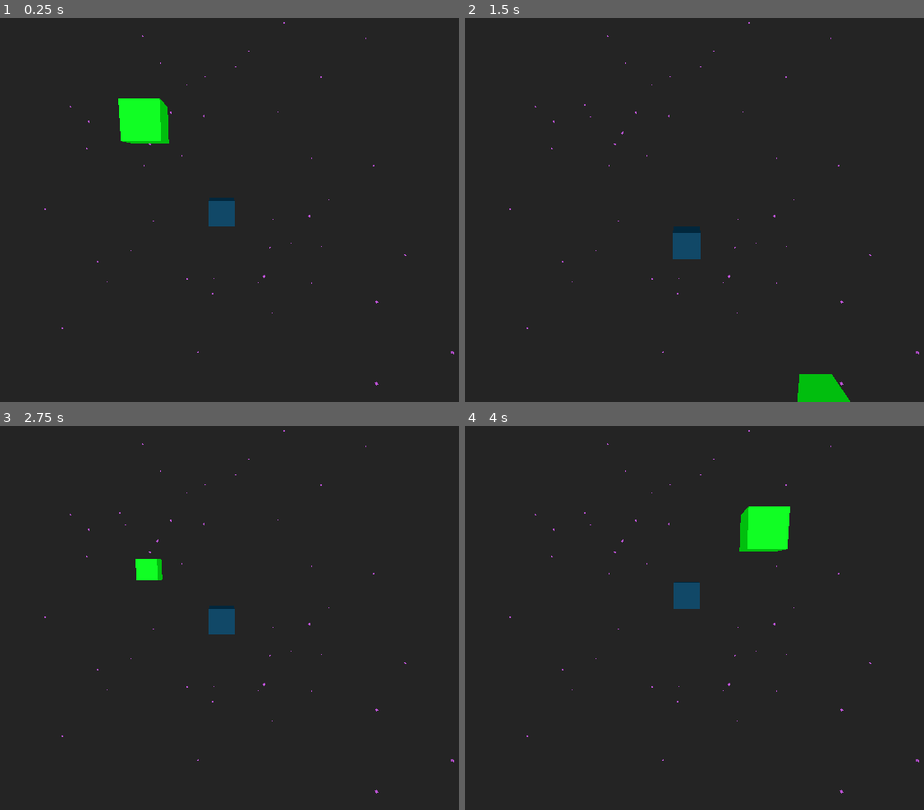
Above: before the commit, frames 1-4 (two rows, left to right).
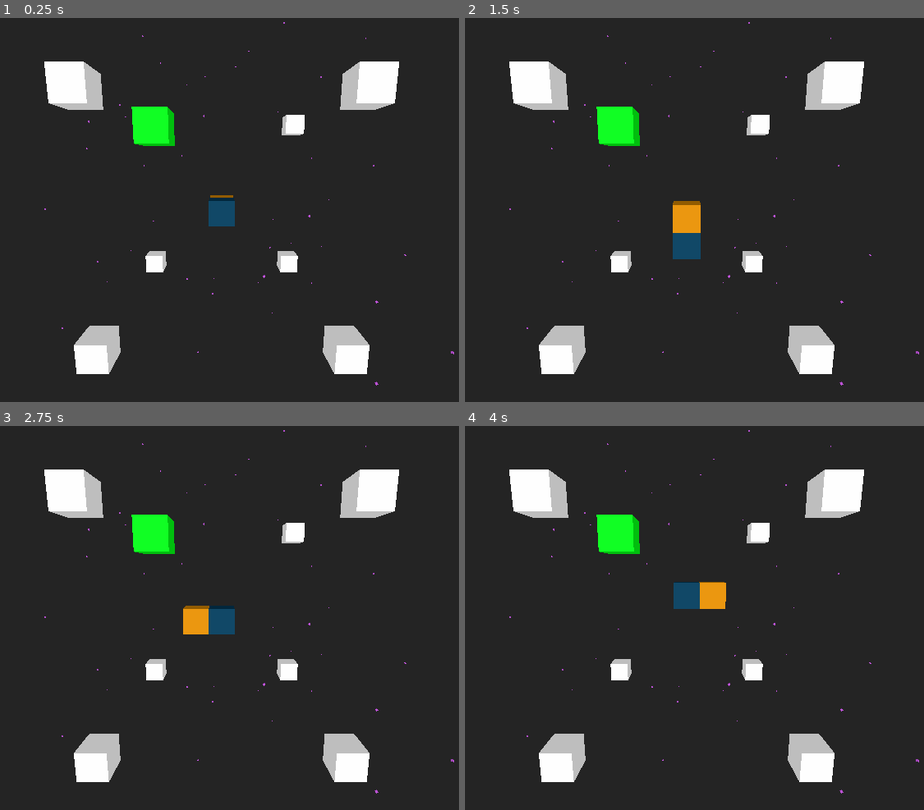
Above: after the commit, the same moments.

Repository: andrew-wilkes/3dsnake
Game: Godot game, scene res://Main.tscn
Two runs of this game, one before a commit and one after it. Both use one fixed random seed, a clock stepped at 60 frames per second and the inputs below.
Inputs:
- Up to frame 1 (0.25 s): no input
- Up to frame 2 (1.5 s): hold Right (ui_right) 0.53-1.28 s; hold Down (ui_down) from 1.28 s (still down)
- Up to frame 3 (2.75 s): release Down (ui_down) at 2.03 s; hold Right (ui_right) from 2.03 s (still down)
- Up to frame 4 (4 s): release Right (ui_right) at 2.78 s; hold Up (ui_up) 2.78-3.53 s; hold Left (ui_left) from 3.53 s (still down)

The runs differ from the first frame. In frame 1, 6.6% of the frame differs, in the area x 9-87%, y 11-93%; in frame 2, 7.8%; in frame 3, 7.4%; in frame 4, 8.0%.

Commit message:
Add tail

Diff:
--- a/Snake.tscn
+++ b/Head.tscn
@@ -1,15 +1,13 @@
-[gd_scene load_steps=4 format=2]
+[gd_scene load_steps=3 format=2]
 
-[ext_resource path="res://Snake.gd" type="Script" id=1]
 [ext_resource path="res://Assets/blue_spatialmaterial.tres" type="Material" id=2]
 
 [sub_resource type="BoxShape" id=1]
 
-[node name="Snake" type="Area"]
-script = ExtResource( 1 )
+[node name="Head" type="Area"]
 
 [node name="CollisionShape" type="CollisionShape" parent="."]
 shape = SubResource( 1 )
 
-[node name="Head" type="CSGBox" parent="."]
+[node name="Cube" type="CSGBox" parent="."]
 material = ExtResource( 2 )
--- a/Main.gd
+++ b/Main.gd
@@ -1,15 +1,15 @@
 extends Spatial
 
 var speed = 10
-var cube_step
+var cube_step = 2
 var d = 0
 
 func _ready():
-	cube_step = 2
-	#show_extents()
+	show_extents()
+	set_apple_position()
 
 
-func _process(delta):
+func _physics_process(delta):
 	delta *= speed
 
 	# Rotate the snake head towards the desired
@@ -18,49 +18,41 @@
 	if d > cube_step:
 		d = 0
 		process_inputs()
-		$Base/Snake.move_ahead(transform.basis.z * cube_step)
-		set_apple_position()
-		move_base()
+		$Snake.move_ahead(transform.basis.z * cube_step)
+		move_snake()
 
 
-func move_base():
-	# Move base if snake hits box boundary
+func move_snake():
+	# Move whole snake if it hits box boundary
 	# So the camera follows the snake
-	# But without stationary items in the scene, the snake seems to have stopped moving
-	var st = $Base/Snake.translation
-	var bt = $Base.translation
+	# But without stationary items (dust) in the scene, the snake seems to have stopped moving
+	var st = $Snake/Head.translation
+	var bt = $Snake.translation
 	if st.x > Globals.MAX_OFFSET:
 		bt.x += st.x - Globals.MAX_OFFSET
-		st.x = Globals.MAX_OFFSET
 	if -st.x > Globals.MAX_OFFSET:
 		bt.x += st.x + Globals.MAX_OFFSET
-		st.x = -Globals.MAX_OFFSET
 	if st.y > Globals.MAX_OFFSET:
 		bt.y += st.y - Globals.MAX_OFFSET
-		st.y = Globals.MAX_OFFSET
 	if -st.y > Globals.MAX_OFFSET:
 		bt.y += st.y + Globals.MAX_OFFSET
-		st.y = -Globals.MAX_OFFSET
 	if st.z > Globals.MAX_OFFSET:
 		bt.z += st.z - Globals.MAX_OFFSET
-		st.z = Globals.MAX_OFFSET
 	if -st.z > Globals.MAX_OFFSET:
 		bt.z += st.z + Globals.MAX_OFFSET
-		st.z = -Globals.MAX_OFFSET
-	$Base/Snake.translation = st
-	$Base.translation = bt
+	$Snake.translation = bt
 	$Dust.check_extents(bt)
 
 
 func process_inputs():
 	if Input.is_action_pressed("ui_right"):
-		$Base/Snake.rotate_head(-transform.basis.y)
+		$Snake.rotate_head(-transform.basis.y)
 	elif Input.is_action_pressed("ui_left"):
-		$Base/Snake.rotate_head(transform.basis.y)
+		$Snake.rotate_head(transform.basis.y)
 	elif Input.is_action_pressed("ui_up"):
-		$Base/Snake.rotate_head(-transform.basis.x)
+		$Snake.rotate_head(-transform.basis.x)
 	elif Input.is_action_pressed("ui_down"):
-		$Base/Snake.rotate_head(transform.basis.x)
+		$Snake.rotate_head(transform.basis.x)
 
 
 func show_extents():
@@ -69,7 +61,7 @@
 			for z in [-1, 1]:
 				var box = CSGBox.new()
 				box.translation = Vector3(x, y, z) * Globals.MAX_OFFSET
-				$Base/Extents.add_child(box)
+				$Snake/Extents.add_child(box)
 
 
 func set_apple_position():
@@ -77,7 +69,7 @@
 
 	# Get array of points to avoid
 	var points = [$Apple.translation]
-	for t in $Base/Tail.get_children():
+	for t in $Snake/Tail.get_children():
 		points.append(t.translation)
 
 	# Find a suitable position in empty space
@@ -85,17 +77,27 @@
 	var finding = true
 	while finding:
 		# Get a random position away from the snake head
-		pos = $Base/Snake.translation + Vector3(get_point(), get_point(), get_point())
+		pos = $Snake/Head.translation + Vector3(get_point(), get_point(), get_point())
 		# Continue trying new positions if any of the points are too close
 		finding = false
 		for p in points:
 			if (pos - p).length() < 2.2:
 				finding = true
 				break
-	$Apple.translation = pos + $Base.translation
+	$Apple.translation = pos + $Snake.translation
 
 
 func get_point():
 	# Return a value of +/-4/6/8
 	var n = 4 + randi() % 5
 	return n if randf() < 0.5 else -n
+
+
+func _on_Apple_area_entered(_area):
+	# Add to score
+	Globals.add_to_tail = true
+	set_apple_position()
+
+
+func _on_Snake_hit_tail():
+	pass # Replace with function body.
--- a/Main.tscn
+++ b/Main.tscn
@@ -1,9 +1,10 @@
-[gd_scene load_steps=5 format=2]
+[gd_scene load_steps=6 format=2]
 
 [ext_resource path="res://Main.gd" type="Script" id=1]
-[ext_resource path="res://Snake.tscn" type="PackedScene" id=2]
+[ext_resource path="res://Head.tscn" type="PackedScene" id=2]
 [ext_resource path="res://Dust.tscn" type="PackedScene" id=3]
 [ext_resource path="res://Apple.tscn" type="PackedScene" id=4]
+[ext_resource path="res://Snake.gd" type="Script" id=5]
 
 [node name="Main" type="Spatial"]
 script = ExtResource( 1 )
@@ -11,18 +12,20 @@
 [node name="DirectionalLight" type="DirectionalLight" parent="."]
 transform = Transform( 1, 0, 0, 0, 1, 0, 0, 0, 1, -2.52055, 0, 2.16754 )
 
-[node name="Base" type="Spatial" parent="."]
+[node name="Snake" type="Spatial" parent="."]
+script = ExtResource( 5 )
 
-[node name="Camera" type="Camera" parent="Base"]
+[node name="Extents" type="Spatial" parent="Snake"]
+
+[node name="Head" parent="Snake" instance=ExtResource( 2 )]
+
+[node name="Tail" type="Spatial" parent="Snake"]
+
+[node name="Camera" type="Camera" parent="Snake"]
 transform = Transform( 1, 0, 0, 0, 0.984808, 0.173648, 0, -0.173648, 0.984808, 0, 4, 24 )
-
-[node name="Snake" parent="Base" instance=ExtResource( 2 )]
-
-[node name="Extents" type="Spatial" parent="Base"]
-
-[node name="Tail" type="Spatial" parent="Base"]
 
 [node name="Dust" parent="." instance=ExtResource( 3 )]
 
 [node name="Apple" parent="." instance=ExtResource( 4 )]
 transform = Transform( 1, 0, 0, 0, 1, 0, 0, 0, 1, 3.58654, 0, 0 )
+[connection signal="area_entered" from="Apple" to="." method="_on_Apple_area_entered"]
--- a/Snake.gd
+++ b/Snake.gd
@@ -1,13 +1,38 @@
-extends Area
+extends Spatial
+
+signal hit_tail
 
 const P2 = PI / 2
 
+var tail_piece_scene = preload("res://TailPiece.tscn")
+
 func rotate_head(vec: Vector3):
-	rotate_object_local(vec, P2)
+	$Head.rotate_object_local(vec, P2)
 
 
 # The way to move is to move the head and set the last tail node to the last position of the head
 # Then position the the tail node as the first child node of the tail.
 # Now the last tail node becomes the end of the tail.
-func move_ahead(translation: Vector3):
-	translate_object_local(translation)
+func move_ahead(displacement: Vector3):
+	var old_head_pos = $Head.translation
+	var end_pos = $Head.translation
+	$Head.translate_object_local(displacement)
+	var n = $Tail.get_child_count()
+	if n > 0:
+		var tail_piece = $Tail.get_child(n-1)
+		end_pos = tail_piece.translation
+		$Tail.move_child(tail_piece, 0)
+		tail_piece.translation = old_head_pos
+		if (old_head_pos - translation).length() < 0.5:
+			print("Coincident!")
+
+	if Globals.add_to_tail:
+		Globals.add_to_tail = false
+		var tpi = tail_piece_scene.instance()
+		tpi.connect("area_entered", self, "hit_tail")
+		tpi.translation = end_pos
+		$Tail.add_child(tpi)
+
+
+func hit_tail(_area):
+	emit_signal("hit_tail")
--- a/globals.gd
+++ b/globals.gd
@@ -3,3 +3,5 @@
 const MAX_OFFSET = 8
 const MAX_CLOUD_OFFSET = MAX_OFFSET * 2
 const NUM_PARTICLES = 50
+
+var add_to_tail = true
